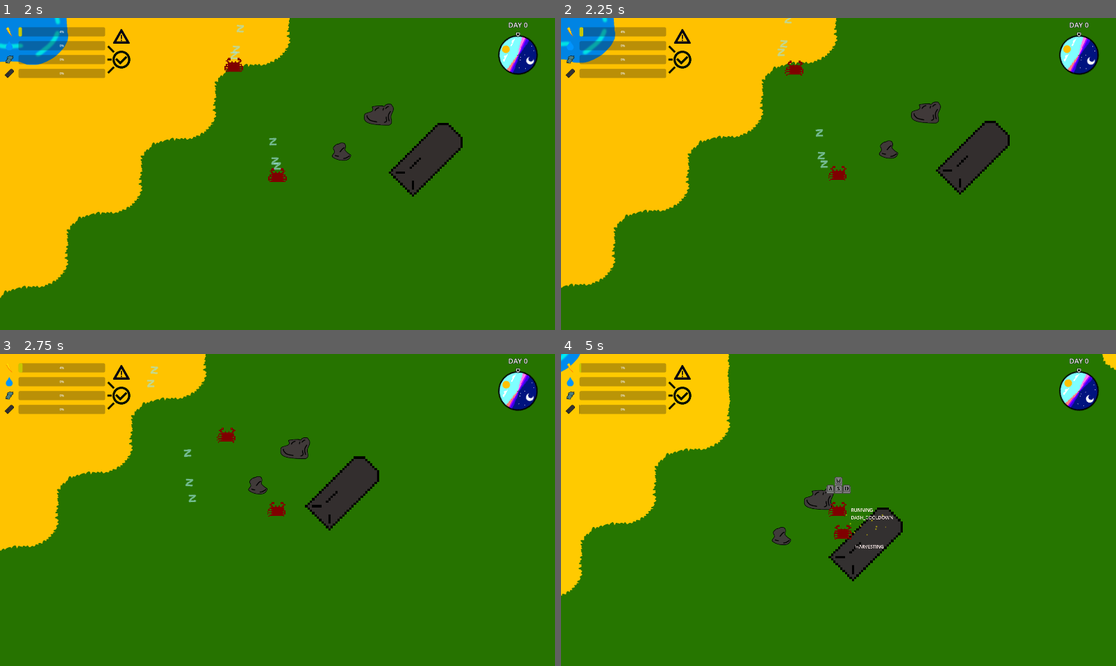
Above: before the commit, frames 1-4 (two rows, left to right).
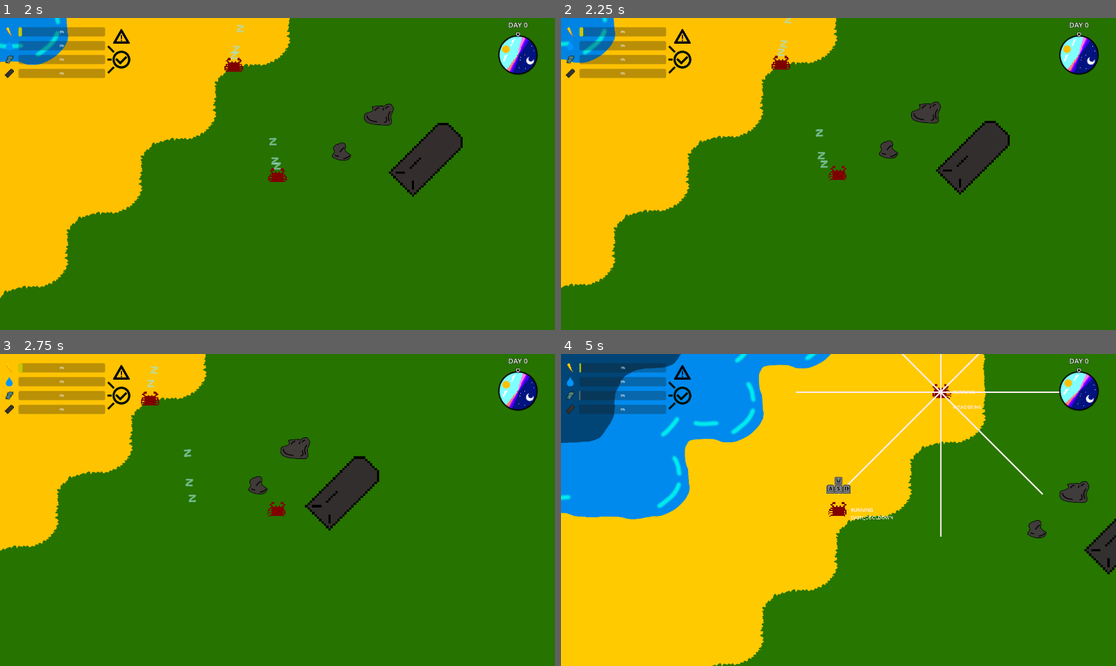
Above: after the commit, the same moments.

Repository: nporposoft/crabs-on-the-island
Game: Godot game, scene res://scenes/island_v1/island_v1.tscn
Two runs of this game, one before a commit and one after it. Both use one fixed random seed, a clock stepped at 60 frames per second and the inputs below.
Inputs:
- Up to frame 1 (2 s): tap Enter at 0.5 s; hold D (move_right) 0.53-1.28 s; hold F (harvest) 0.53-1.28 s; hold S (move_down) from 1.28 s (still down); tap Shift (dash) at 1.35 s; tap F (harvest) at 1.55 s
- Up to frame 2 (2.25 s): release S (move_down) at 2.03 s; hold D (move_right) from 2.03 s (still down); hold F (harvest) from 2.03 s (still down)
- Up to frame 3 (2.75 s): keep holding D (move_right); keep holding F (harvest)
- Up to frame 4 (5 s): release D (move_right) at 2.78 s; release F (harvest) at 2.78 s; hold W (move_up) 2.78-3.53 s; tap E (pickup) at 2.85 s; tap F (harvest) at 3.05, 4.55 s; hold F (harvest) 3.53-4.28 s; hold A (move_left) from 3.53 s (still down); tap F12 (debug) at 4.15 s; tap Shift (dash) at 4.35 s

Frame 1 is identical in both runs. In frame 2, 0.2% of the frame differs, in the area x 37-44%, y 12-19%; in frame 3, 0.2%; in frame 4, 58%, in the area x 0-100%, y 0-100%.
Error in both runs: Invalid call. Nonexistent function 'drop_held' in base 'RigidBody2D (Crab)'. (res://Player.gd:39)

Commit message:
change crab AI vision to configurable raycasts

Diff:
--- a/crabs/AICrab.tscn
+++ b/crabs/AICrab.tscn
@@ -1,7 +1,8 @@
-[gd_scene load_steps=4 format=3 uid="uid://45h1en3vyrho"]
+[gd_scene load_steps=5 format=3 uid="uid://45h1en3vyrho"]
 
 [ext_resource type="Script" path="res://crabs/CrabAI.gd" id="1_rta7m"]
 [ext_resource type="Script" path="res://crabs/AICrabDebug.gd" id="2_m34bw"]
+[ext_resource type="Script" path="res://crabs/CrabAIVisionDebugLines.gd" id="3_egnp6"]
 
 [sub_resource type="Theme" id="Theme_e4dvg"]
 default_font_size = 16
@@ -17,3 +18,6 @@
 offset_bottom = 12.0
 theme = SubResource("Theme_e4dvg")
 script = ExtResource("2_m34bw")
+
+[node name="CrabAIVisionDebugLines" type="Node" parent="."]
+script = ExtResource("3_egnp6")
--- a/crabs/CrabAI.gd
+++ b/crabs/CrabAI.gd
@@ -2,13 +2,26 @@
 
 extends Node
 
-@export var _vision_distance: float = 2500.0
+
+var _crab: Crab
+var _island: IslandV1
+
+@export var _vision_distance: float = 500.0
 
 var _sm: MultiStateMachine = MultiStateMachine.new()
-var _vision_area: Area2D
+var _vision_ray_directions: Array = [
+	Vector2.UP,
+	Vector2(1,-1).normalized(),
+	Vector2.RIGHT,
+	Vector2(1, 1).normalized(),
+	Vector2.DOWN,
+	Vector2(-1, 1).normalized(),
+	Vector2.LEFT,
+	Vector2(-1, -1).normalized()
+]
 
+var _wander_direction: Vector2
 var _wander_timer: Timer
-var _crab: Crab
 
 enum States {
 	IDLING,
@@ -17,23 +30,22 @@
 	HARVESTING
 }
 
-var _wander_direction: Vector2
 
 func _ready() -> void:
+	_island = get_parent()
 	_crab = $Crab
-	_create_vision_area()
 	_create_wander_timer()
 
 
-func _process(delta: float) -> void:
+func _physics_process(delta: float) -> void:
 	var visibleMorsels: Array = _find_visible_morsels_by_distance()
 	for morsel: Morsel in visibleMorsels:
 		if !_want_morsel(morsel): continue
 
 		_sm.unset_all_states()
-		$Crab.move(Vector2.ZERO) # gross
+		_crab.move(Vector2.ZERO) # gross
 
-		if $Crab.can_reach_morsel(morsel): _harvest_morsel(delta, morsel)
+		if _crab.can_reach_morsel(morsel): _harvest_morsel(delta, morsel)
 		else: _move_toward_morsel(morsel)
 		return
 
@@ -56,7 +68,7 @@
 func _start_idling() -> void:
 	_sm.unset_state(States.WANDERING)
 	_sm.set_state(States.IDLING)
-	$Crab.move(Vector2.ZERO) # gross
+	_crab.move(Vector2.ZERO) # gross
 	_start_idle_timer()
 
 
@@ -78,22 +90,22 @@
 
 
 func _keep_wandering() -> void:
-	$Crab.move(_wander_direction)
+	_crab.move(_wander_direction)
 
 
 func _move_toward_morsel(morsel: Morsel) -> void:
 	_sm.set_state(States.MOVING_TO_RESOURCE)
-	var direction: Vector2 = morsel.position - $Crab.position
-	$Crab.move(direction)
+	var direction: Vector2 = morsel.position - _crab.position
+	_crab.move(direction)
 
 
 func _harvest_morsel(delta: float, morsel: Morsel) -> void:
 	_sm.set_state(States.HARVESTING)
-	$Crab.harvest_morsel(delta, morsel)
+	_crab.harvest_morsel(delta, morsel)
 
 
 func _stop_harvesting() -> void:
-	$Crab.stop_harvest()
+	_crab.stop_harvest()
 	_sm.unset_state(States.HARVESTING)
 
 
@@ -104,29 +116,37 @@
 		Morsel.MATERIAL_TYPE.COBALT:
 			return _want_cobalt()
 		Morsel.MATERIAL_TYPE.SILICON:
-			return _want_silica()
+			return _want_silicon()
 		_:
 			return false
 
 
 func _want_iron() -> bool:
-	return $Crab._carried_resources.iron < $Crab.ironTarget
+	return _crab._carried_resources.iron < _crab.ironTarget
 
 
 func _want_cobalt() -> bool:
-	return false
+	return _crab._carried_resources.cobalt < _crab.cobaltTarget
 
 
 func _want_water() -> bool:
-	return false
+	return _crab._carried_resources.water < _crab.waterTarget
 
 
-func _want_silica() -> bool:
-	return false
+func _want_silicon() -> bool:
+	return _crab._carried_resources.silicon < _crab.siliconTarget
 
 
 func _find_visible_morsels() -> Array:
-	return (_vision_area.get_overlapping_bodies()
+	var hits: Array
+	for direction in _vision_ray_directions:
+		var ray_query = PhysicsRayQueryParameters2D.create(_crab.position, _crab.position + direction * _vision_distance)
+		ray_query.exclude = [_crab]
+		var hit = _crab.get_world_2d().direct_space_state.intersect_ray(ray_query)
+		if !hit.is_empty(): hits.push_back(hit)
+
+	return (hits
+		.map(func(hit) -> Node: return hit.collider)
 		.map(func(body) -> Morsel: return body as Morsel)
 		.filter(func(body) -> bool: return body != null)
 	)
@@ -135,8 +155,8 @@
 func _find_visible_morsels_by_distance() -> Array:
 	var visible_morsels: Array = _find_visible_morsels()
 	visible_morsels.sort_custom(func(a, b) -> bool:
-		var a_distance: float = (a.position - $Crab.position).length()
-		var b_distance: float = (b.position - $Crab.position).length()
+		var a_distance: float = (a.position - _crab.position).length()
+		var b_distance: float = (b.position - _crab.position).length()
 		return a_distance < b_distance
 	)
 	return visible_morsels
@@ -146,15 +166,3 @@
 	_wander_timer = Timer.new()
 	_wander_timer.one_shot = true
 	add_child(_wander_timer)
-
-func _create_vision_area() -> void:
-	var _vision_area_shape: CollisionShape2D = CollisionShape2D.new()
-
-	var _vision_area_sphere: CircleShape2D = CircleShape2D.new()
-	_vision_area_sphere.radius = _vision_distance
-
-	_vision_area_shape.shape = _vision_area_sphere
-
-	_vision_area = Area2D.new()
-	_vision_area.add_child(_vision_area_shape)
-	$Crab.add_child(_vision_area)
--- /dev/null
+++ b/crabs/CrabAIVisionDebugLines.gd
@@ -0,0 +1,33 @@
+extends Node
+
+var _ai: CrabAI
+var _lines: Array
+
+
+func _ready() -> void:
+	_ai = get_parent()
+
+
+func _process(_delta: float) -> void:
+	if !Debug.enabled:
+		_clear_lines()
+		return
+
+	if _lines.is_empty():
+		for direction: Vector2 in _ai._vision_ray_directions:
+			_draw_line(direction)
+
+
+func _draw_line(direction: Vector2) -> void:
+	var line2d: Line2D = Line2D.new()
+	line2d.width = 5.0
+	line2d.add_point(Vector2.ZERO)
+	line2d.add_point(direction * _ai._vision_distance)
+	_lines.push_back(line2d)
+	_ai._crab.add_child(line2d)
+
+
+func _clear_lines() -> void:
+	for line: Line2D in _lines:
+		line.queue_free()
+	_lines.clear()
--- /dev/null
+++ b/scenes/island_v1/IslandV1.gd
@@ -0,0 +1,11 @@
+class_name IslandV1
+
+extends Node2D
+
+var SandArea: Area2D
+var WaterArea: Area2D
+
+
+func _ready() -> void:
+	SandArea = $sandArea
+	WaterArea = $waterArea
--- a/scenes/island_v1/island_v1.tscn
+++ b/scenes/island_v1/island_v1.tscn
@@ -1,5 +1,6 @@
-[gd_scene load_steps=10 format=4 uid="uid://co582gapcsfm4"]
-
+[gd_scene load_steps=11 format=4 uid="uid://co582gapcsfm4"]
+
+[ext_resource type="Script" path="res://scenes/island_v1/IslandV1.gd" id="1_8bswg"]
 [ext_resource type="PackedScene" uid="uid://c0mfa4rplirjk" path="res://player.tscn" id="2_0en58"]
 [ext_resource type="PackedScene" uid="uid://2uy6byy1384y" path="res://scenes/day_night_cycle.tscn" id="2_4tlql"]
 [ext_resource type="Texture2D" uid="uid://dpnein262wtyt" path="res://assets/tileset2.png" id="2_8m5ny"]
@@ -223,6 +224,7 @@
 sources/0 = SubResource("TileSetAtlasSource_wmjxi")
 
 [node name="IslandV1" type="Node2D"]
+script = ExtResource("1_8bswg")
 
 [node name="DayNightCycle" parent="." instance=ExtResource("2_4tlql")]
 
